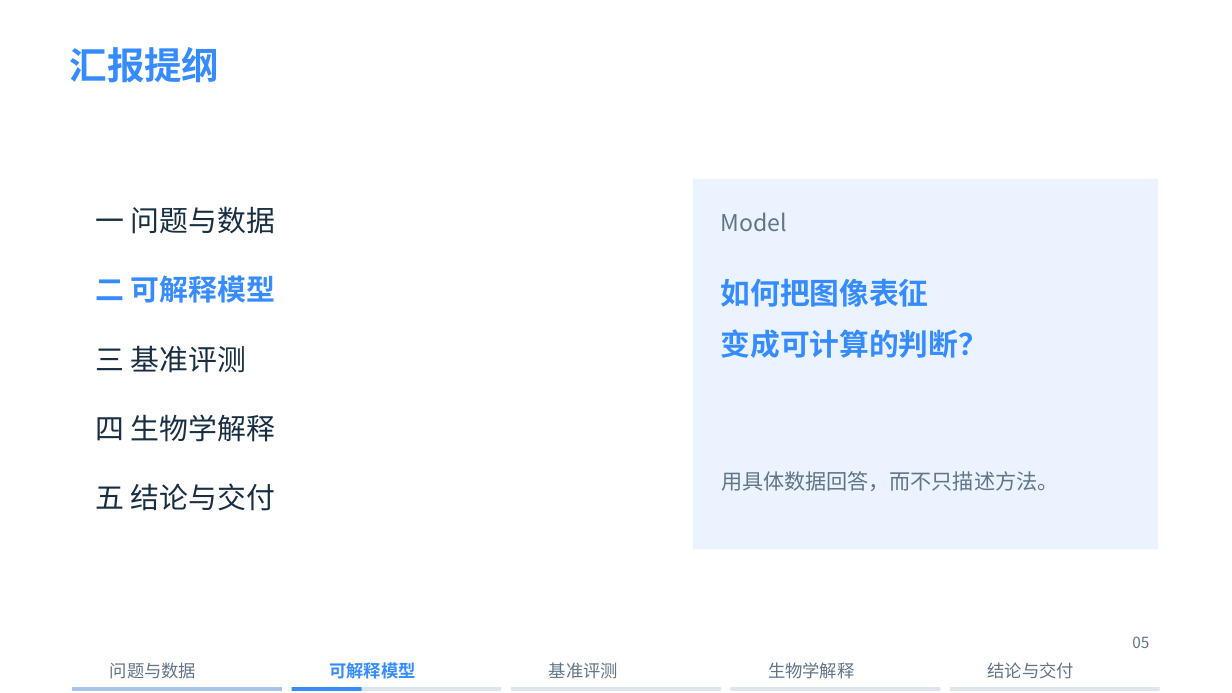
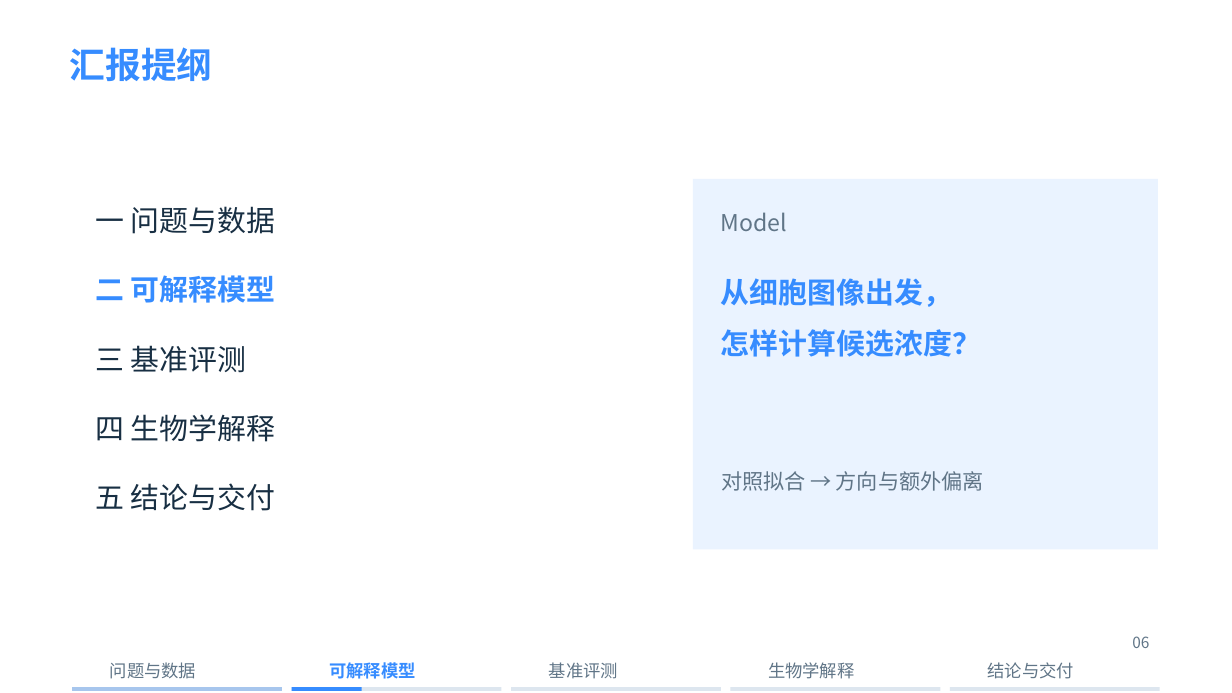
Before and after one commit to xing-zq/cell-state-dose-response, a slide deck: slide 6 of presentation/细胞状态轨迹_十分钟汇报.pptx (slide 5 before the commit). Drawn at 1232x693 pixels with LibreOffice and Linux fonts; fonts in the diff are those of the drawing; background and template pictures are left out. Boxes give left, top, right and bottom in pixels: in the first picture for what was removed or moved away, otherwise in the second. Text is boxed around its words. In the diff, an @@ line names an element or a change of style, - is before the commit and + after.

```diff
--- a/presentation/细胞状态轨迹_十分钟汇报.pptx
+++ b/presentation/细胞状态轨迹_十分钟汇报.pptx
@@ text "汇报提纲" at [70, 47, 213, 81]: size 29.2 to 27.8 pt @@
@@ text at [721, 278, 952, 307]: text changed; size 23.2 to 22.5 pt @@
-如何把图像表征
+从细胞图像出发，
@@ text at [721, 329, 981, 357]: text changed; size 23.2 to 22.5 pt @@
-变成可计算的判断？
+怎样计算候选浓度？
@@ text at [721, 471, 984, 491]: text changed @@
-用具体数据回答，而不只描述方法。
+对照拟合 → 方向与额外偏离
@@ text at [1132, 636, 1149, 648]: text changed @@
-05
+06
```
Also in this commit, not shown: 14 other slides changed, 3 slides added, 1 slide removed, 23 other files.
